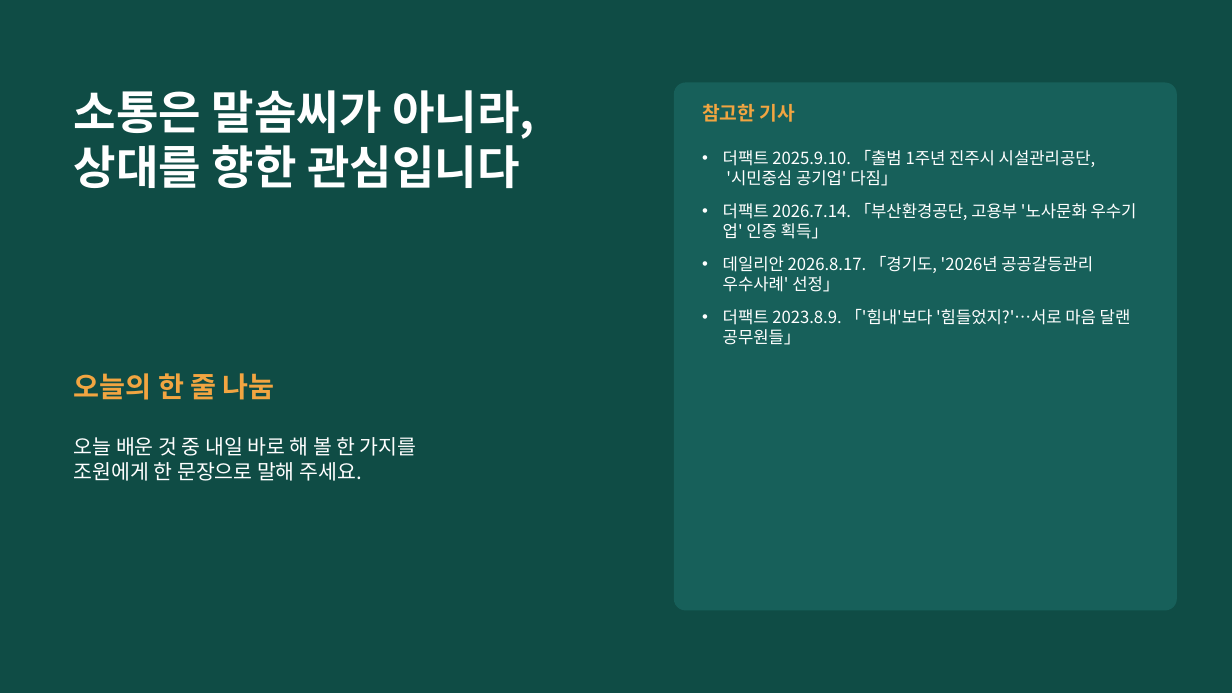
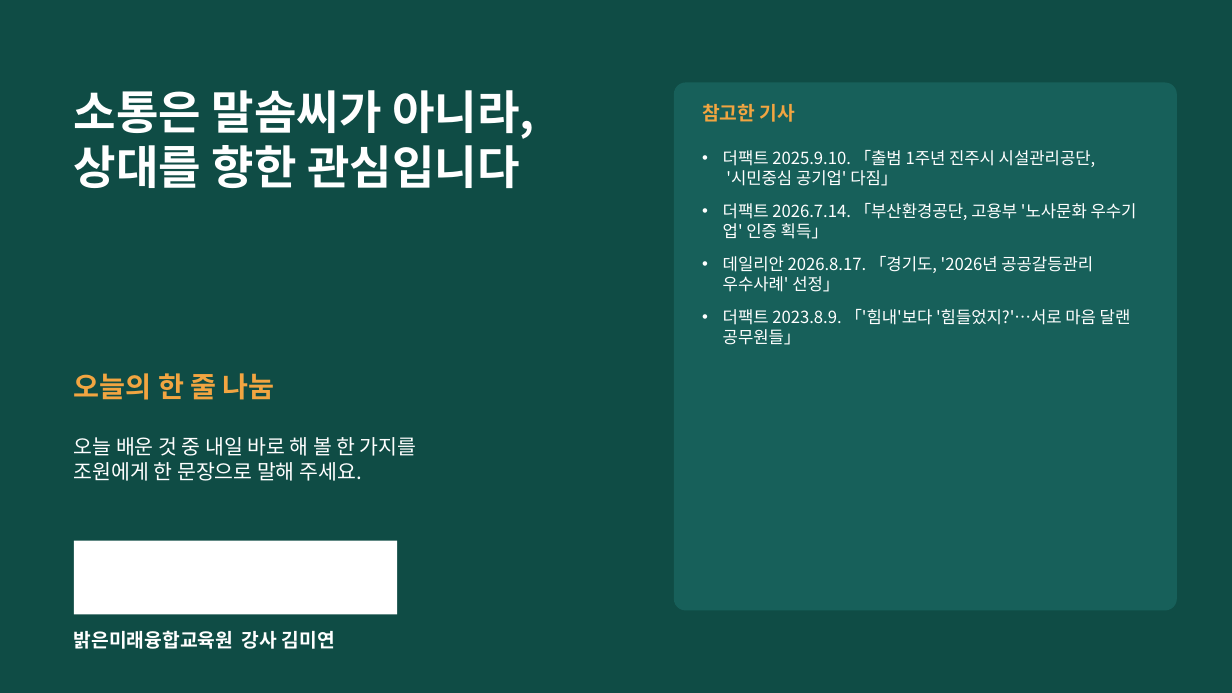
Before and after one commit to edupang79-crypto/prompt, a slide deck: slide 24 of 교안/중구도시관리공단_소통협업_교안.pptx. Drawn at 1232x693 pixels with LibreOffice and Linux fonts; fonts in the diff are those of the drawing; background and template pictures are left out. Boxes give left, top, right and bottom in pixels: in the first picture for what was removed or moved away, otherwise in the second. Text is boxed around its words. In the diff, an @@ line names an element or a change of style, - is before the commit and + after.

```diff
--- a/교안/중구도시관리공단_소통협업_교안.pptx
+++ b/교안/중구도시관리공단_소통협업_교안.pptx
@@ rectangle added at [74, 541, 397, 615], fill #FFFFFF @@
@@ text added at [74, 630, 335, 649], 15 pt, text #FFFFFF, bold @@
+밝은미래융합교육원 강사 김미연
```
Also in this commit, not shown: 23 other slides changed, 2 other files.
